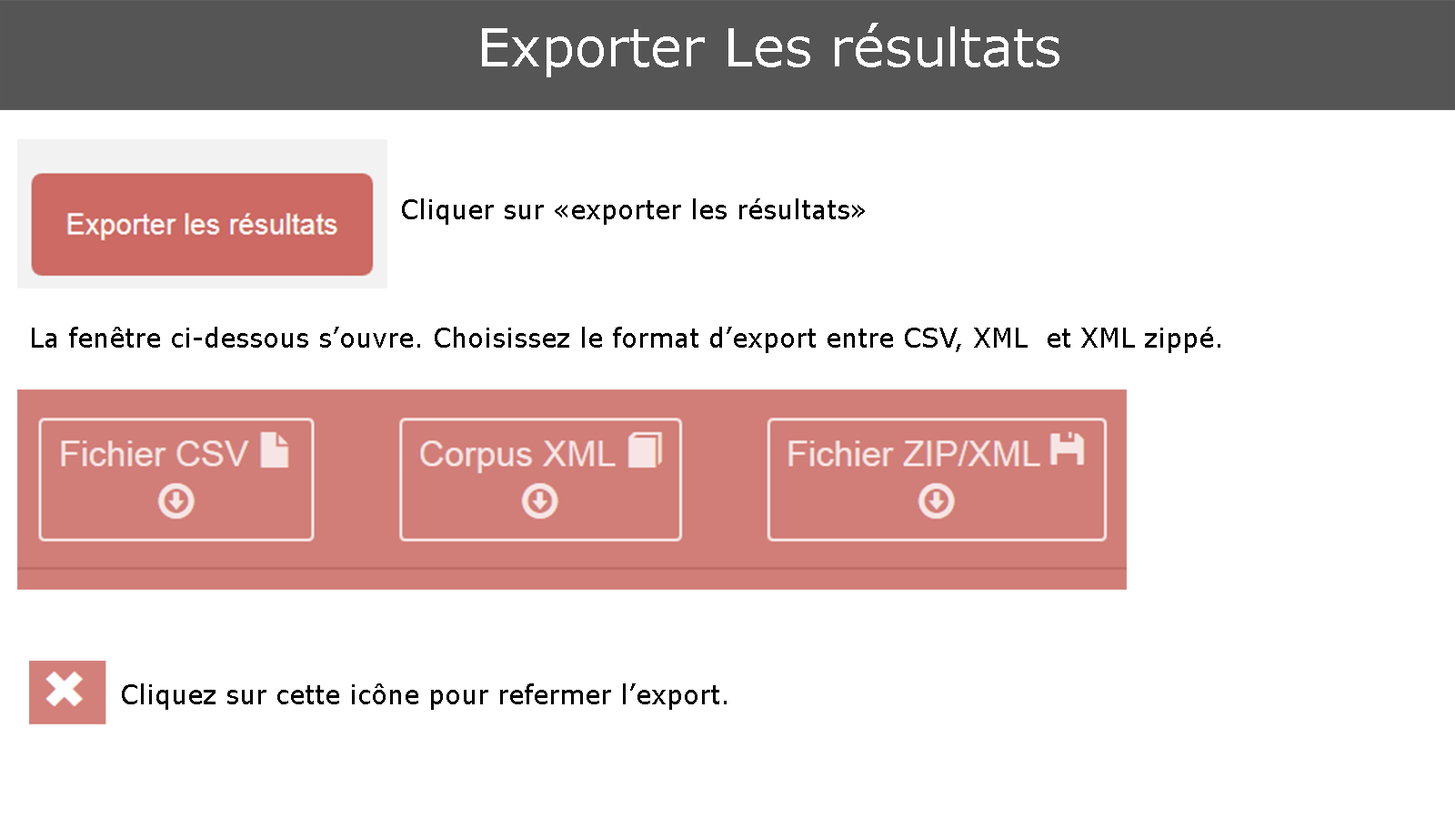
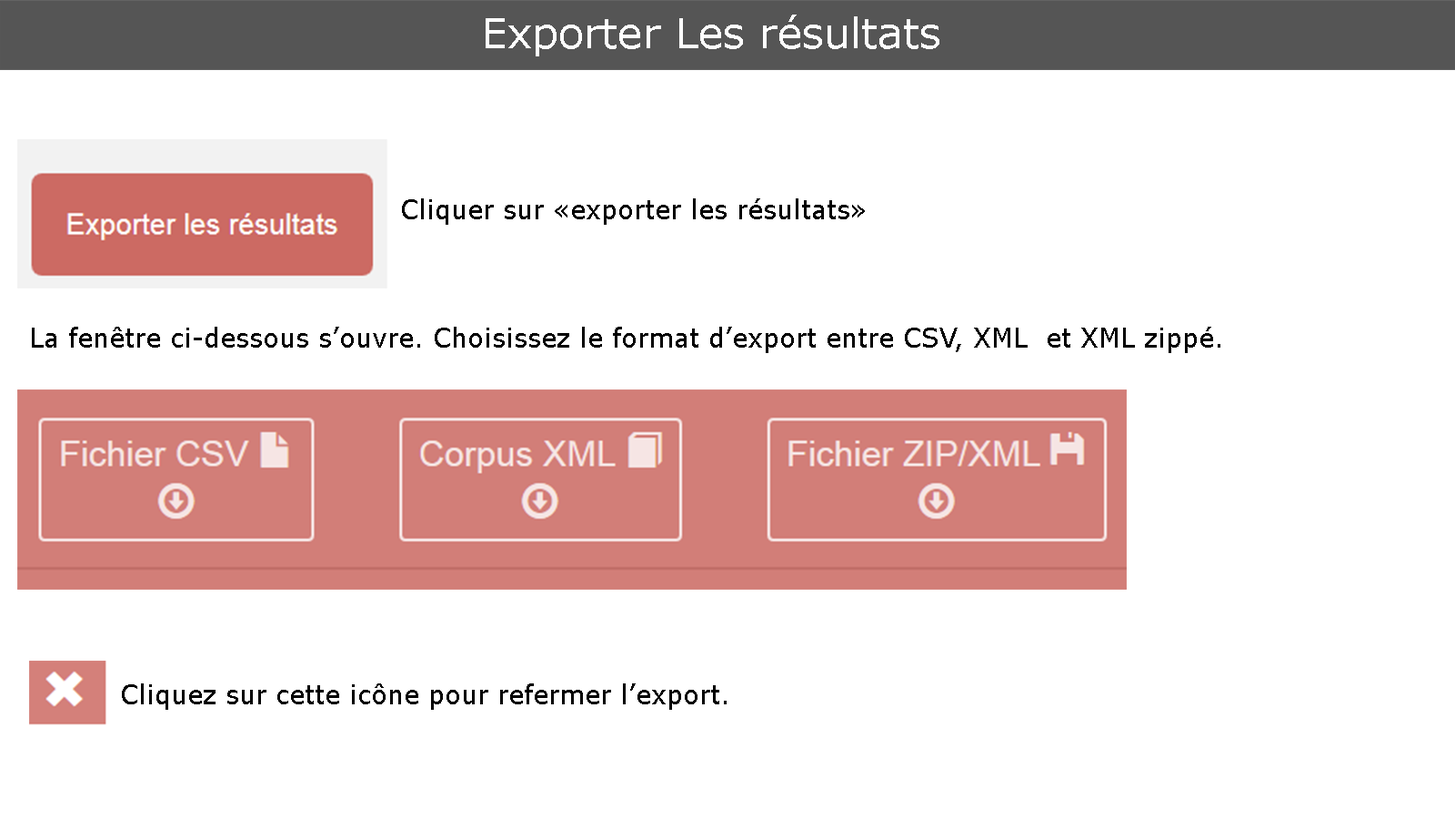
The second 1455×819 image is a revision of the first. Changes to its layers:
painted on "Exporter Les résultats" over [482, 14, 1060, 78]
painted on "Calque 1" over [0, 0, 1455, 111]
